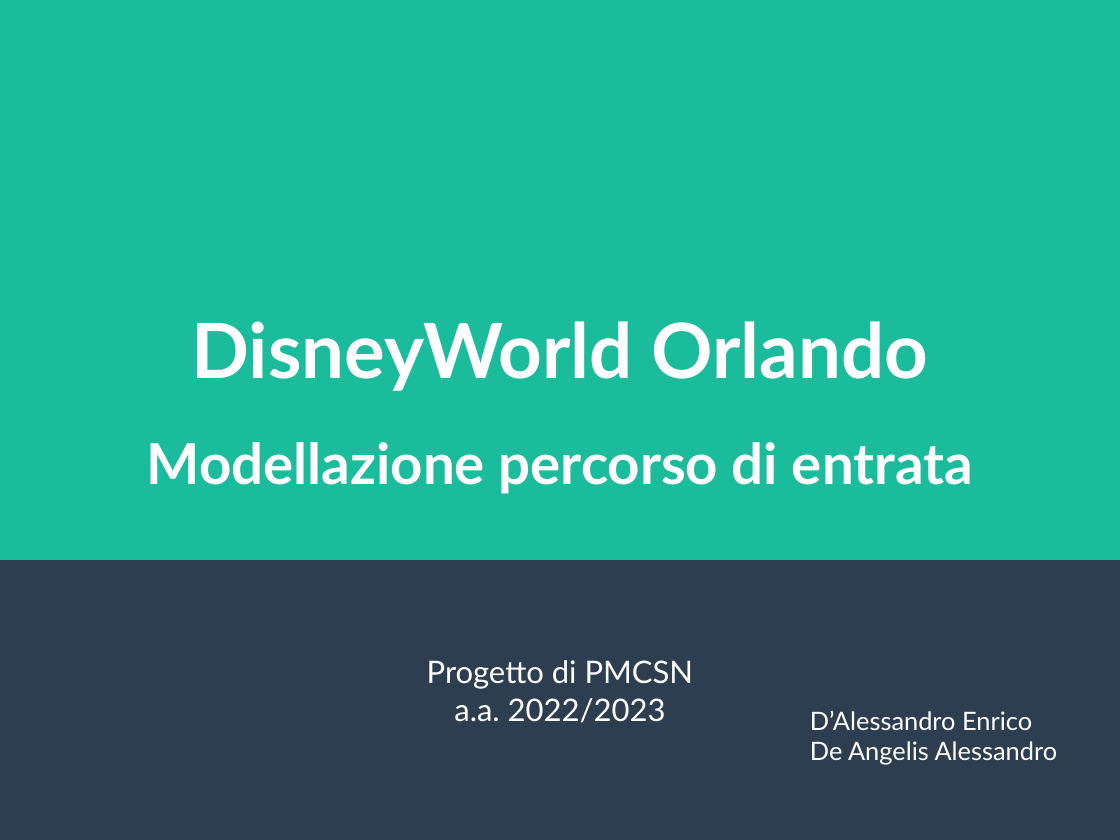
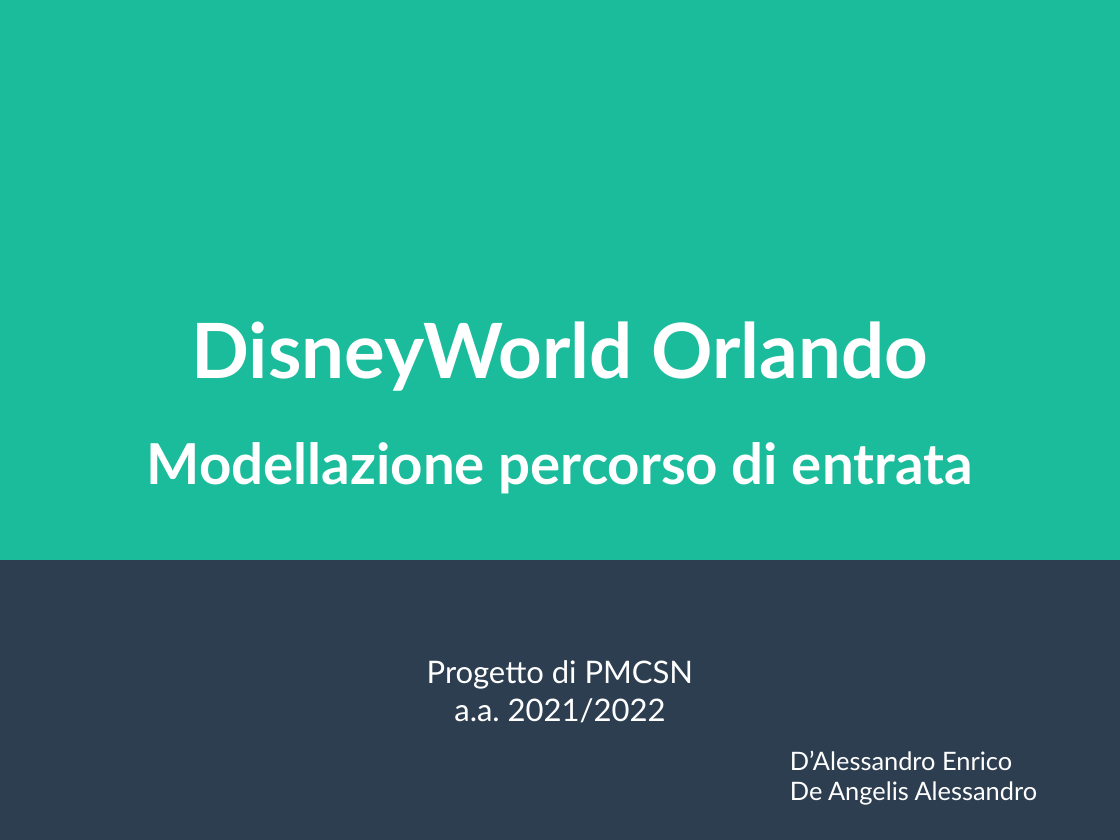
Before and after one commit to EnricoDAlessandro97UNI/DisneyWorld, a slide deck: slide 1 of presentazione.odp. Drawn at 1120x840 pixels with LibreOffice and Linux fonts; fonts in the diff are those of the drawing. Boxes give left, top, right and bottom in pixels: in the first picture for what was removed or moved away, otherwise in the second. Text is boxed around its words. In the diff, an @@ line names an element or a change of style, - is before the commit and + after.

```diff
--- a/presentazione.odp
+++ b/presentazione.odp
@@ subtitle at <box>454,698,666,723</box>: text changed @@
-a.a. 2022/2023
+a.a. 2021/2022
@@ text "D’Alessandro Enrico": place and size @@
-text "D’Alessandro Enrico" at <box>810,711,1058,765</box>
+text "D’Alessandro Enrico" at <box>790,751,1038,805</box>
```
Also in this commit, not shown: 3 other slides changed, 2 other files.
